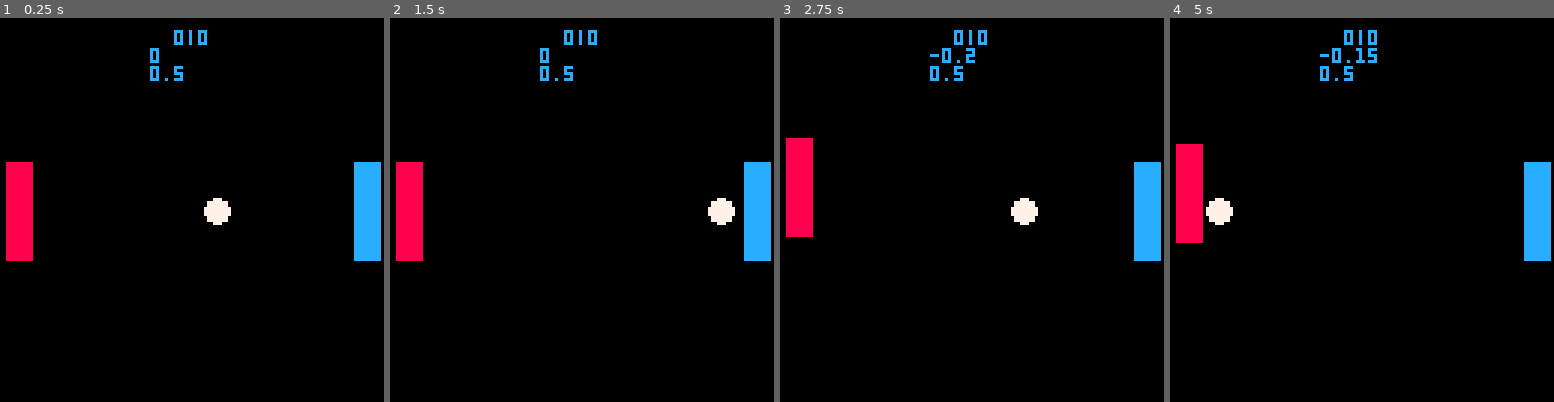
Above: before the commit, frames 1-4 (left to right).
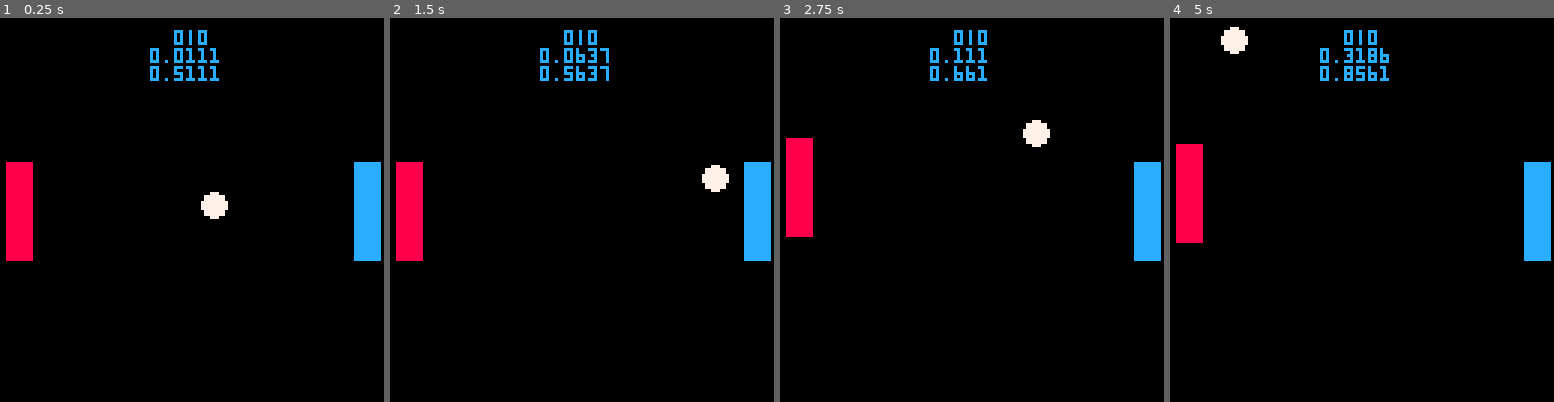
Above: after the commit, the same moments.

Repository: lofi-marz/pico-8
Game: PICO-8 cartridge carts/projects/pong.p8
Two runs of this game, one before a commit and one after it. Both use one fixed random seed, a clock stepped at 60 frames per second and the inputs below.
Inputs:
- Up to frame 1 (0.25 s): no input
- Up to frame 2 (1.5 s): no input
- Up to frame 3 (2.75 s): hold Up 2.15-2.42 s
- Up to frame 4 (5 s): hold Down 3.63-3.97 s; hold Up from 4.73 s (still down)

The runs differ from the first frame. In frame 1, 0.6% of the frame differs, in the area x 42-61%, y 7-54%; in frame 2, 1.2%; in frame 3, 1.1%; in frame 4, 1.2%, in the area x 9-58%, y 2-54%.

Commit message:
Finished pong

Diff:
--- a/carts/projects/pong.p8
+++ b/carts/projects/pong.p8
@@ -13,6 +13,7 @@
 
 function _init()
 	init_paddles()
+	init_ball()
 end
 
 function _update()
@@ -29,7 +30,12 @@
  	if (btn(3,1)) then
  		p2.y=p2.y+1
  	end
- 	update_ball(ball)
+	update_ball(ball)
+	if (p1.score > 5 or p2.score > 5) then
+		init_paddles()
+		init_ball()
+	end
+
 end
 
 function _draw()
@@ -37,8 +43,8 @@
 	draw_paddle(p1.x, p1.y, 8)
 	draw_paddle(p2.x, p2.y, 12)
 	score = p1.score.. "|"..p2.score
-	dist1 = 0.4*((((p1.y + paddle_height/2)-ball.y)/paddle_height)/0.5)
-	dist2 = 0.5+0.4*((((p2.y + paddle_height/2)-ball.y)/paddle_height)/0.5)
+	dist1 = 0.1*((((p1.y + paddle_height/2)-ball.y)/paddle_height)/0.5)
+	dist2 = 0.5+0.1*((((p2.y + paddle_height/2)-ball.y)/paddle_height)/0.5)
 
   print(score, 64 - (#score * 2), 4)
   print(dist1, 50, 10)
@@ -57,8 +63,10 @@
 end
 
 function init_ball()
-	ball.x = 0
-	ball.y = 0
+	ball.x = 64
+	ball.y = 64
+	ball.vel = 1
+	ball.angle = rnd()
 end
 
 function draw_paddle(x,y, col)
@@ -83,14 +91,14 @@
 	end
 
 	if (ball.y < 0 or ball.y > 128) then
-		ball.angle += 0.5
+		ball.angle = 1 - ball.angle
 	end
 
 	if (check_coll(ball, p1)) then
 		distfrompaddlecentre = ((p1.y + paddle_height/2))/paddle_height
 		printh("p1 ".. distfrompaddlecentre, "log.txt")
 		ball.angle = 0.5-ball.angle
-		--ball.angle = 0.2*(distfrompaddlecentre/0.5)
+		ball.angle = -0.1*((((p1.y + paddle_height/2)-ball.y)/paddle_height)/0.5)
 		ball.vel += 0.05
 	end
 
@@ -98,7 +106,7 @@
 		distfrompaddlecentre = ((p2.y + paddle_height/2)-ball.y)/paddle_height
 		printh("p2 " .. distfrompaddlecentre, "log.txt")
 		ball.angle = 0.5-ball.angle
-		--ball.angle = 0.5+0.2*(distfrompaddlecentre/0.5)
+		ball.angle = 0.5+0.1*((((p2.y + paddle_height/2)-ball.y)/paddle_height)/0.5)
 		ball.vel += 0.05
 	end
 
Not shown, changed: carts/projects/log.txt.p8l
